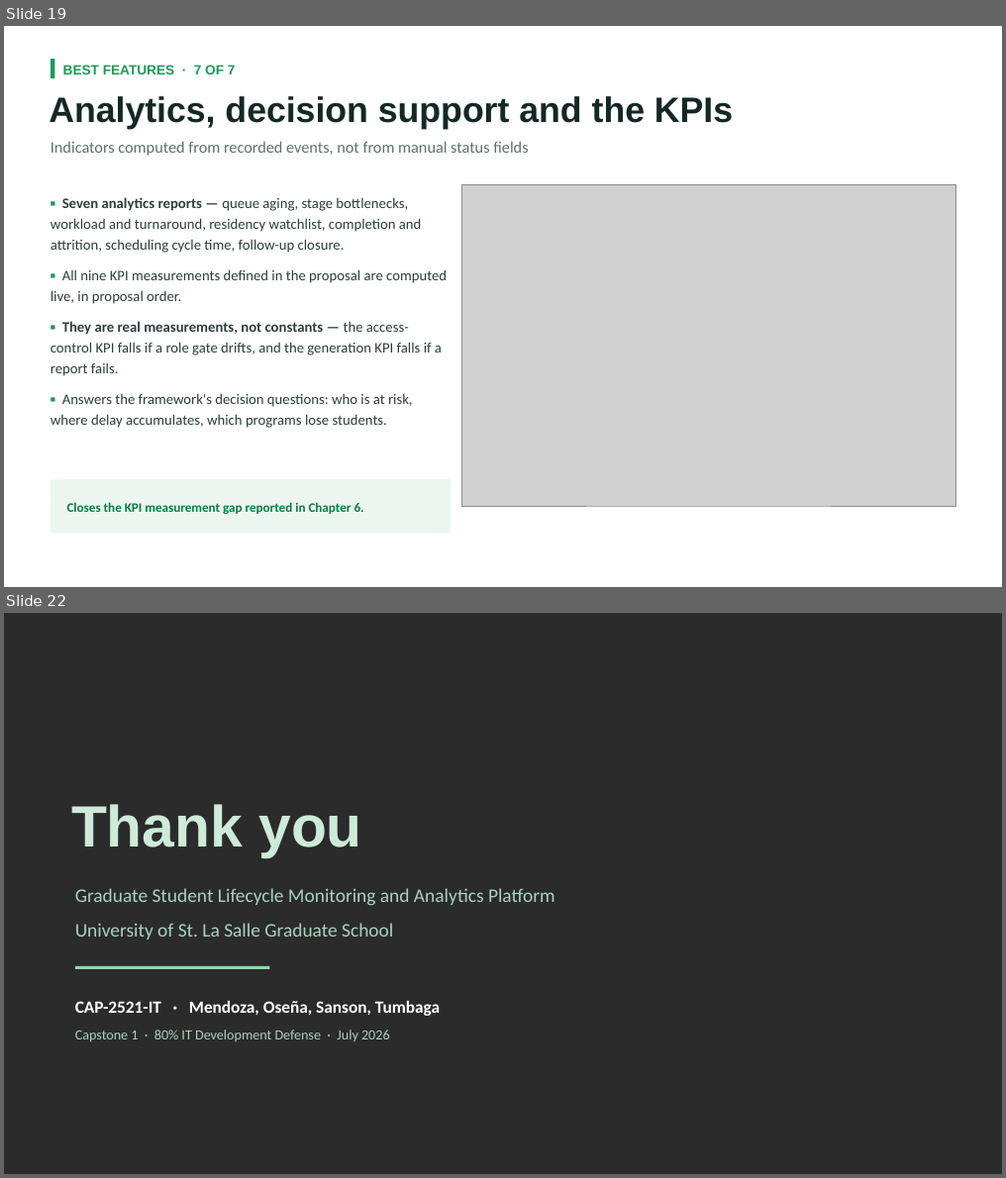
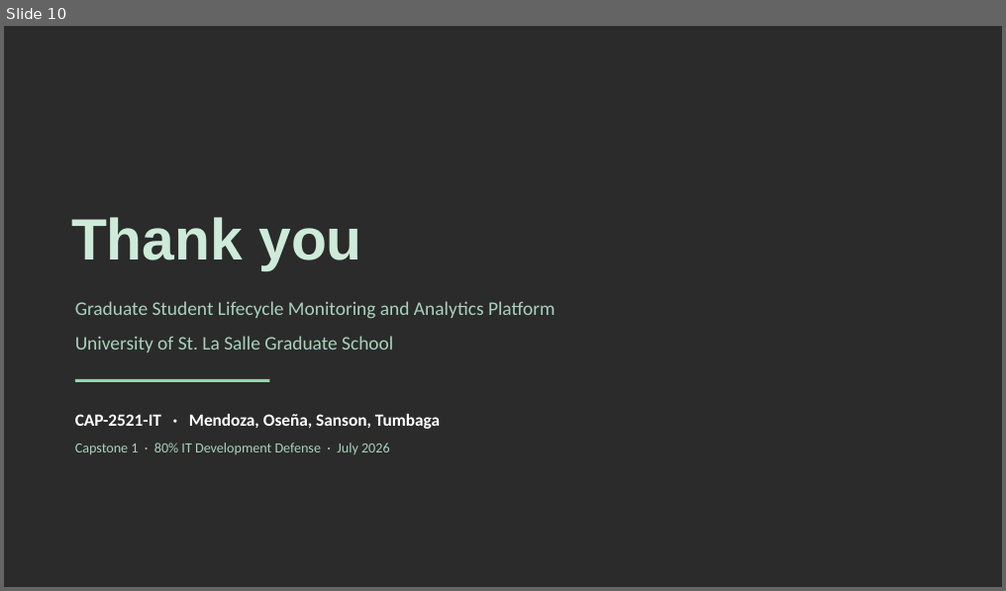
Before and after one commit to miguisanson/CAPSTONE-USLS-MVP, a slide deck: Documents/CAPSTONE_ONLY/CAP-IT1 Defense Deck.pptx. Shown one above the other, each under a label of ours: slides 19 and 22 before the commit, slide 10 after it; the slides between them are not shown. The pictures are 1006x1178 and 1006x591 pixels, drawn with LibreOffice and Linux fonts; fonts in the diff are those of the drawing; grey boxes stand for pictures; background and template pictures are left out; a plain dark background stands for a picture behind light text. Boxes give left, top, right and bottom in pixels: in the first picture for what was removed or moved away, otherwise in the second. Text is boxed around its words. In the diff, an @@ line names an element or a change of style, - is before the commit and + after.

```diff
--- a/Documents/CAPSTONE_ONLY/CAP-IT1 Defense Deck.pptx
+++ b/Documents/CAPSTONE_ONLY/CAP-IT1 Defense Deck.pptx
@@ slide 19 removed at [4,26,1002,587], background picture (left out) @@
@@ rectangle removed at [51,59,54,78] @@
@@ text removed at [63,65,236,75] @@
-BEST FEATURES · 7 OF 7
@@ text removed at [49,96,733,129] @@
-Analytics, decision support and the KPIs
@@ text removed at [51,141,528,156] @@
-Indicators computed from recorded events, not from manual status fields
@@ text removed at [51,197,447,428] @@
-▪ Seven analytics reports — queue aging, stage bottlenecks, workload and turnaround, residency watchlist, completion and attrition, scheduling cycle time, follow-up closure.
-▪ All nine KPI measurements defined in the proposal are computed live, in proposal order.
-▪ They are real measurements, not constants — the access-control KPI falls if a role gate drifts, and the generation KPI falls if a report fails.
-▪ Answers the framework's decision questions: who is at risk, where delay accumulates, which programs lose students.
@@ picture removed at [461,184,955,506] @@
@@ rounded rectangle removed at [51,479,450,534] @@
@@ text removed at [67,502,364,514] @@
-Closes the KPI measurement gap reported in Chapter 6.
@@ what was slide 22 is now slide 10 @@
```
Also in this commit, not shown: 6 slides changed, 2 slides added, 13 other slides removed, 7 other files.
